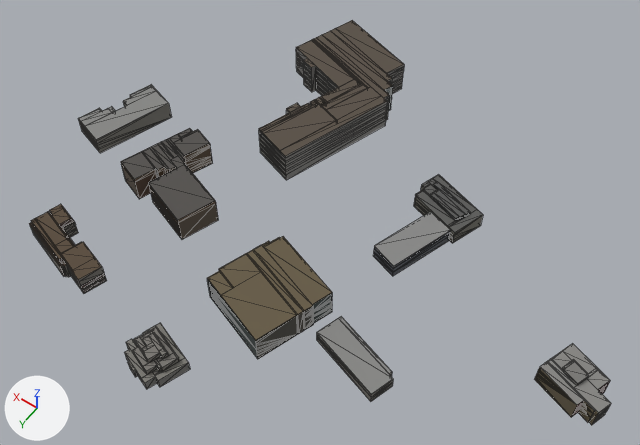
The glTF model v2/tiles/t_-3_2.far.glb as it was, and as the next commit left it.
Rendered twice from a 50 mm camera at (-750.0, -413.0, 299.0) aimed at (-617.0, -599.0, 7.0). The axes (+X, +Y, +Z) are drawn at lower left. The lights are the same throughout. The picture after the commit comes second. Mesh edges are drawn as thin lines. Where no turn or scale is listed for an object, it has been applied to the vertices. Vertices at exactly the same position are counted once.

Objects in the first picture: 'opaque'.
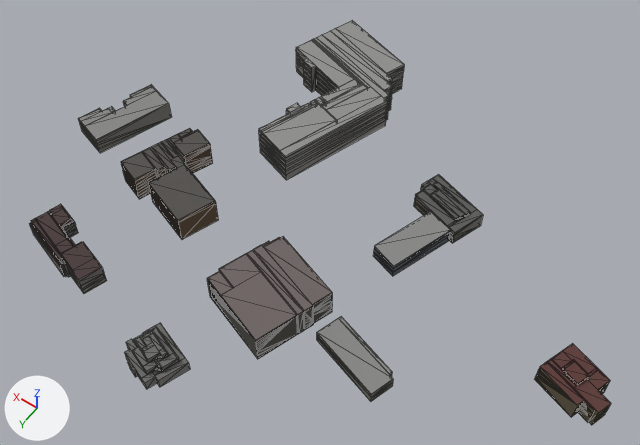
What differs and where, as boxes [x1, y1, x2, y2] in the pictures (640 x 445 px; the box of a moved part takes in the faces that stretch with it):
```json
{"part": 1, "of": "me_opaque", "change": "moved or reshaped", "before": [122, 166, 607, 417], "after": [122, 166, 607, 417]}
{"part": 2, "of": "me_opaque", "change": "surface changed", "before": [31, 20, 611, 424], "after": [31, 20, 611, 424]}
```

The change, as JSON lines over the scene's bpy script:
```json
{"block": "me_opaque", "where": "# used by ob_opaque; location = (-621.7, -603.3, 7.8)"}
{"op": "remove", "block": "me_opaque", "code": "me_opaque.from_pydata(...)  # 1428 vertices, 1774 faces; spans x -129.0..129.0, y -102.0..102.0, z -8.0..8.0"}
{"op": "add", "block": "me_opaque", "code": "me_opaque.from_pydata(...)  # 1445 vertices, 1797 faces; spans x -129.0..129.0, y -102.0..102.0, z -8.0..8.0"}
{"block": "me_opaque", "change": "me_opaque part 1"}
{"block": "me_opaque", "change": "26 vertices are removed from x -119.0..91.0, y 21.0..68.0, z -7.0..6.0"}
{"block": "me_opaque", "change": "122 faces are deleted"}
{"block": "me_opaque", "change": "43 vertices are added at x -123.0..91.0, y -1.0..51.0, z -7.0..5.0"}
{"block": "me_opaque", "change": "145 new faces join them"}
{"block": "me_opaque", "change": "me_opaque part 2: 1157 kept faces spanning x -129.0..102.0, y -102.0..102.0, z -8.0..8.0 get new texture (UV) coordinates"}
```
